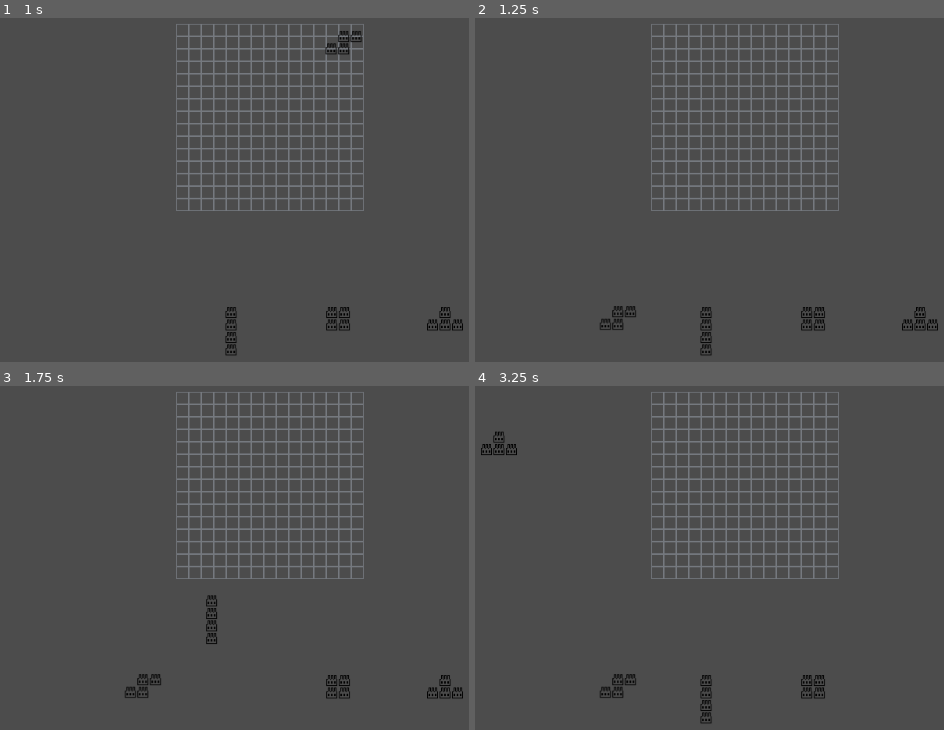
Above: before the commit, frames 1-4 (two rows, left to right).
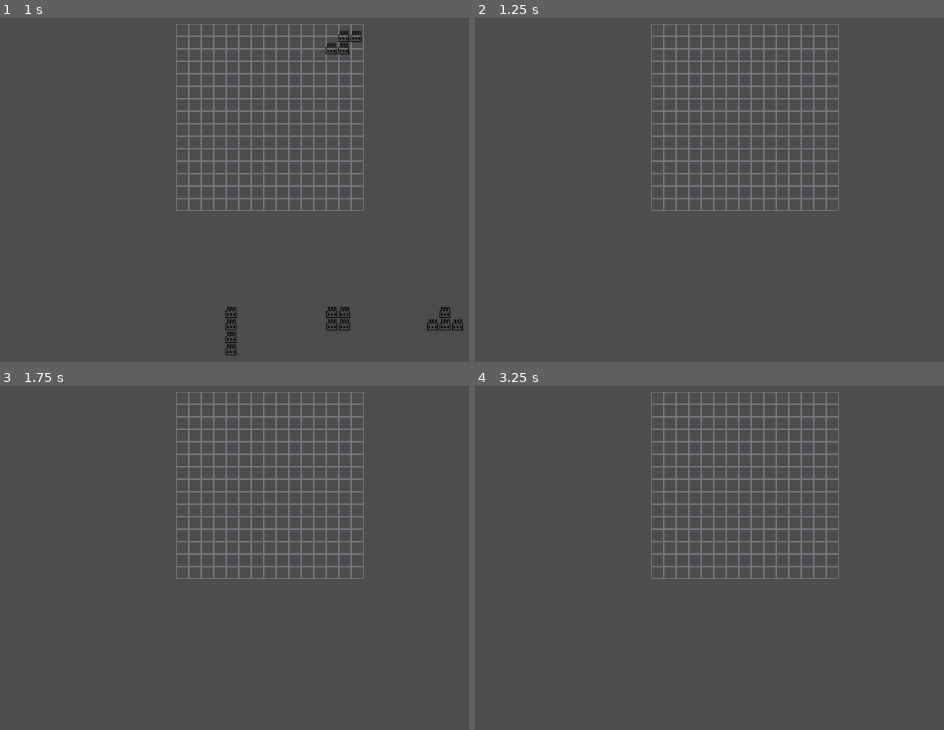
Above: after the commit, the same moments.

Repository: T4g1/gd-wildjam13
Game: Godot game, scene res://main.tscn
Two runs of this game, one before a commit and one after it. Both use one fixed random seed, a clock stepped at 60 frames per second and the inputs below.
Inputs (mouse positions are in pixels of both pictures, inside the frame that each line leads up to):
- Up to frame 1 (1 s): tap Enter at 0.5 s; drag from (150, 331) to (351, 55) at 0.52 s
- Up to frame 2 (1.25 s): no input
- Up to frame 3 (1.75 s): drag from (248, 699) to (229, 619) at 1.27 s
- Up to frame 4 (3.25 s): move the mouse to (826, 699) at 2.02 s; click (826, 699) at 2.17 s; tap Space at 2.75 s; drag from (925, 699) to (503, 454) at 2.77 s

Frame 1 is identical in both runs. In frame 2, 0.8% of the frame differs, in the area x 26-99%, y 83-99%; in frame 3, 0.7%; in frame 4, 0.8%.

Commit message:
[add] Clear pool/ Generate pool callbacks called on merge success

Diff:
--- a/main.gd
+++ b/main.gd
@@ -16,11 +16,12 @@
 func _unhandled_input(event):
 	if event is InputEventMouseButton and event.button_index == BUTTON_LEFT:
 		if held_object and !event.pressed:
-			held_object.get_node("Dragable").drop()
 
 			if player_city.merge(held_object):
 				clear_pool()
 				generate_pool()
+			else:
+				held_object.get_node("Dragable").drop()
 
 			held_object = null
 
@@ -31,7 +32,7 @@
 
 func clear_pool():
 	for node in get_tree().get_nodes_in_group("dragable"):
-		remove_child(node)
+		node.queue_free()
 
 func generate_pool():
 	# TODO: Generate new polyminoes
--- a/nodes/City/City.gd
+++ b/nodes/City/City.gd
@@ -12,6 +12,7 @@
 # Return false on failed merge and does not modify anything in that case
 func merge(polymino):
 	if is_valid_placement(polymino):
+		print("merge")
 		# TODO: Do the merge
 		return true
 	else:
@@ -34,11 +35,6 @@
 				else:
 					is_valid = false
 
-	if is_valid:
-		print("valid")
-	else:
-		print("not valid")
-
 	return is_valid
 
 # At which cells over the city is the most upper-left cell of the polymino
